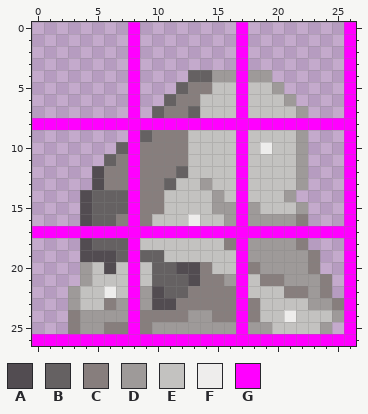
Pixel-art sprite -- Tiles/Ambient/BigRock1.png. Above: the version before the commit.
The file is 54x54 pixels, drawn in blocks of 2x2; one block is one cell here.
Palette (. is transparent): A #524c51  B #656162  C #877e7d  D #9e9a99  E #c3c2c0  F #eeedec  G #ff00ff
Pixels before, first column x 0:
 0 ........G........G........G
 1 ........G........G........G
 2 ........G........G........G
 3 ........G........G........G
 4 ........G....BBDDGDD......G
 5 ........G...BCCEEGEED.....G
 6 ........G..BCCEEEGEEED....G
 7 ........G.BCCBEEEGEEEED...G
 8 GGGGGGGGGGGGGGGGGGGGGGGGGGG
 9 ........GBCCCEEEEGEEEED...G
10 .......BGCCCCEEEEGEFEED...G
11 ......BCGCCCCEEEEGEEEED...G
12 .....ACCGCCCBEEEEGEEEED...G
13 .....ACCGCCBEEDEEGEEEED...G
14 ....ABBBGCCEEEEDEGEEED....G
15 ....ABBBGCCEEEEDDGDEEED...G
16 ....ABBCGCEEEFEEDGDDDDC...G
17 GGGGGGGGGGGGGGGGGGGGGGGGGGG
18 ....ABBBGEEEEEEECGDDDDC...G
19 ....AAABGBBEEEEEEGDDDDDC..G
20 ....DEAEGEBBAACEEGCDDDDC..G
21 ....DEEEGEBBBACCDGECCDDDC.G
22 ...DEEFEGDABBCCCCGEEECCDC.G
23 ...DEECDGDAACCCCCGCEEEEDDCG
24 ...CDDDDGCCCCDDCCGCEEFEEEDG
25 ...CDDCCGCDDDDDDDGDDEEEED.G
26 GGGGGGGGGGGGGGGGGGGGGGGGGGG
Now the later version:
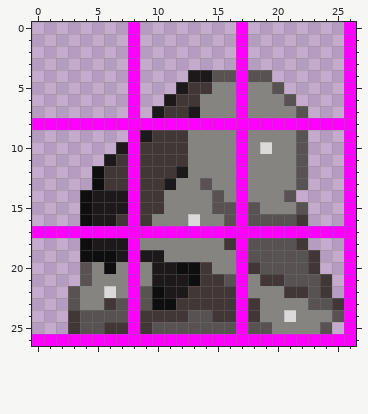
What changed:
colour A: #524c51 -> #0f0e0f
colour B: #656162 -> #1d191a
colour C: #877e7d -> #403736
colour D: #9e9a99 -> #585352
colour E: #c3c2c0 -> #868480
colour F: #eeedec -> #dcdad8
Changed places in both pictures, as pixel boxes (x1, y1, x2, y2):
changed: (68, 70, 344, 334)
